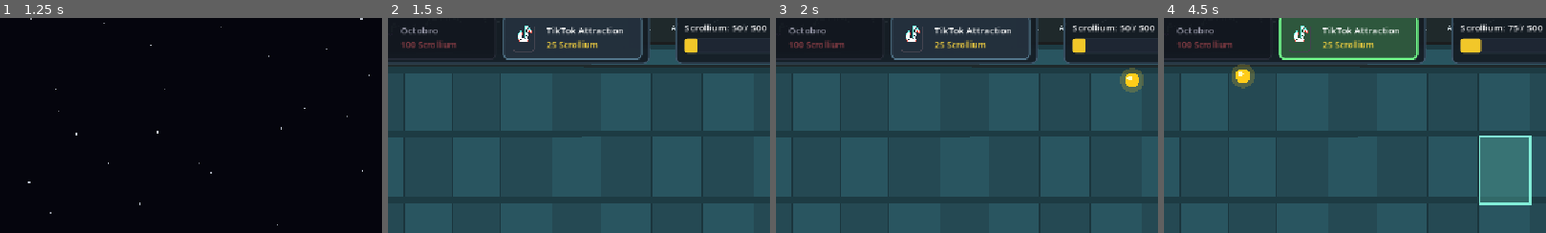
Above: before the commit, frames 1-4 (left to right).
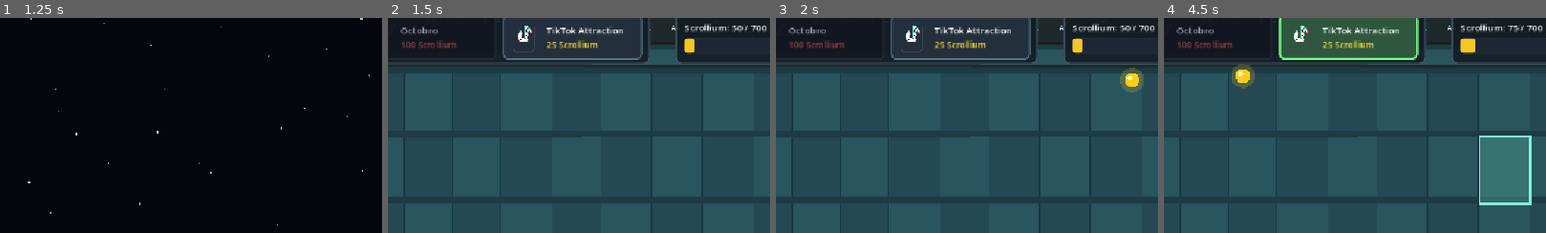
Above: after the commit, the same moments.

Repository: BogdanMartynenko/Apollo-666
Game: Godot game, scene res://Scenes/MainMenu.tscn
Two runs of this game, one before a commit and one after it. Both use one fixed random seed, a clock stepped at 60 frames per second and the inputs below. Sound files missing from this copy of the repository are replaced by a short silence.
Inputs (mouse positions are % of the whole screen's width and height, from its top left):
- Up to frame 1 (1.25 s): click (46, 61) at 0.5 s
- Up to frame 2 (1.5 s): tap Space at 1.25 s; move the mouse to (72, 45) at 1.27 s; click (72, 45) at 1.42 s
- Up to frame 3 (2 s): tap Space at 1.52 s
- Up to frame 4 (4.5 s): click (38, 8) at 2 s; click (38, 8) at 2.75 s; click (38, 8) at 3.5 s; move the mouse to (60, 39) at 4.27 s; click (60, 39) at 4.42 s
The pictures show only the part of the screen within x 14-64%, y 3-53%; the shares and areas given below are measured in that part.

Frame 1 is identical in both runs. In frame 2, 0.1% of the frame differs, in the area x 79-97%, y 3-17%; in frame 3, 0.1%; in frame 4, 0.2%, in the area x 81-97%, y 3-17%.

Commit message:
Shorten TikTok attraction duration to 7s and set Scrollium win goal to 700

Diff:
--- a/Scenes/Main.tscn
+++ b/Scenes/Main.tscn
@@ -136,7 +136,7 @@
 [node name="EnergyLabel" type="Label" parent="CanvasLayer/Control/BatteryPanel/MarginContainer/BatteryUI" unique_id=1618361042]
 layout_mode = 2
 theme_override_font_sizes/font_size = 14
-text = "Scrollium: 50 / 500"
+text = "Scrollium: 50 / 700"
 
 [node name="EnergyBar" type="ProgressBar" parent="CanvasLayer/Control/BatteryPanel/MarginContainer/BatteryUI" unique_id=1284988184]
 custom_minimum_size = Vector2(204, 22)
@@ -144,7 +144,7 @@
 mouse_filter = 2
 theme_override_styles/background = SubResource("StyleBoxFlat_bar_bg")
 theme_override_styles/fill = SubResource("StyleBoxFlat_bar_fill")
-max_value = 500.0
+max_value = 700.0
 show_percentage = false
 
 [node name="GameOverPanel" type="PanelContainer" parent="CanvasLayer"]
--- a/Scenes/TikTokAttraction.gd
+++ b/Scenes/TikTokAttraction.gd
@@ -1,7 +1,7 @@
 extends PlantBase
 
 # How long (in seconds) this attraction stops humans once triggered
-@export var stop_duration: float = 12.0
+@export var stop_duration: float = 7.0
 
 var _activated: bool = false
 var _remaining_time: float = 0.0
--- a/Scenes/energy_manager.gd
+++ b/Scenes/energy_manager.gd
@@ -5,7 +5,7 @@
 signal energy_changed(new_amount: int)
 
 # Battery settings
-@export var max_energy: int = 500
+@export var max_energy: int = 700
 
 # Current energy stored in the battery (starts with 50 like PvZ)
 @export var current_energy: int = 50
